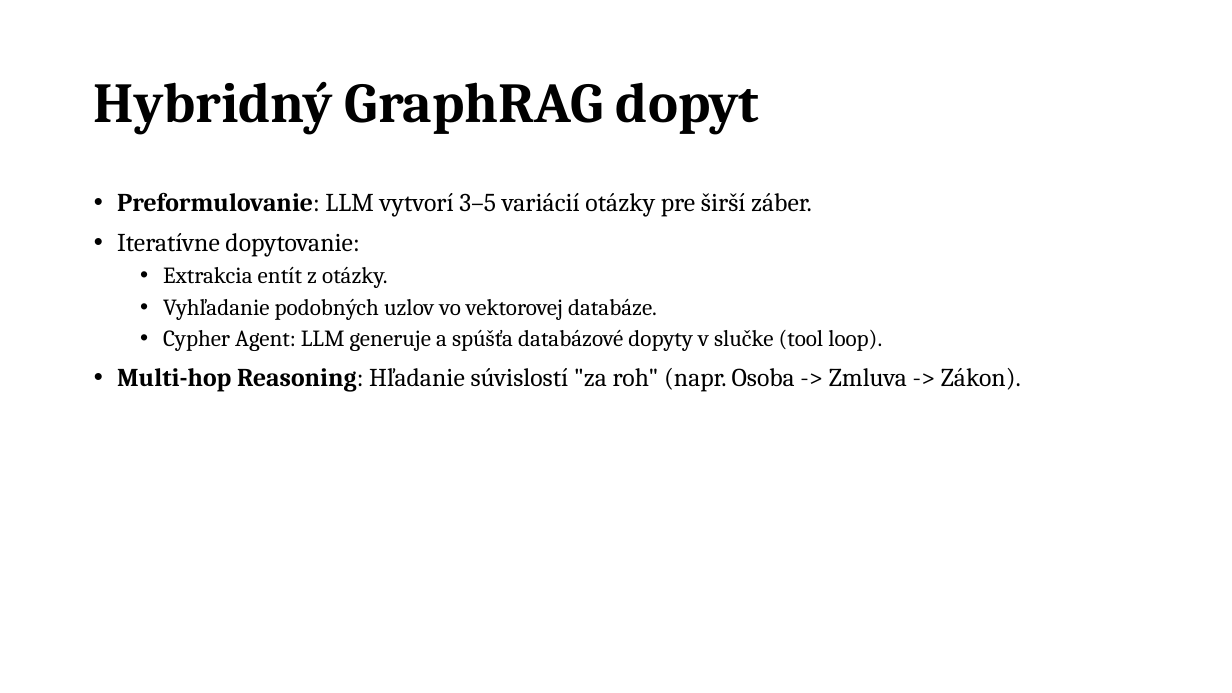
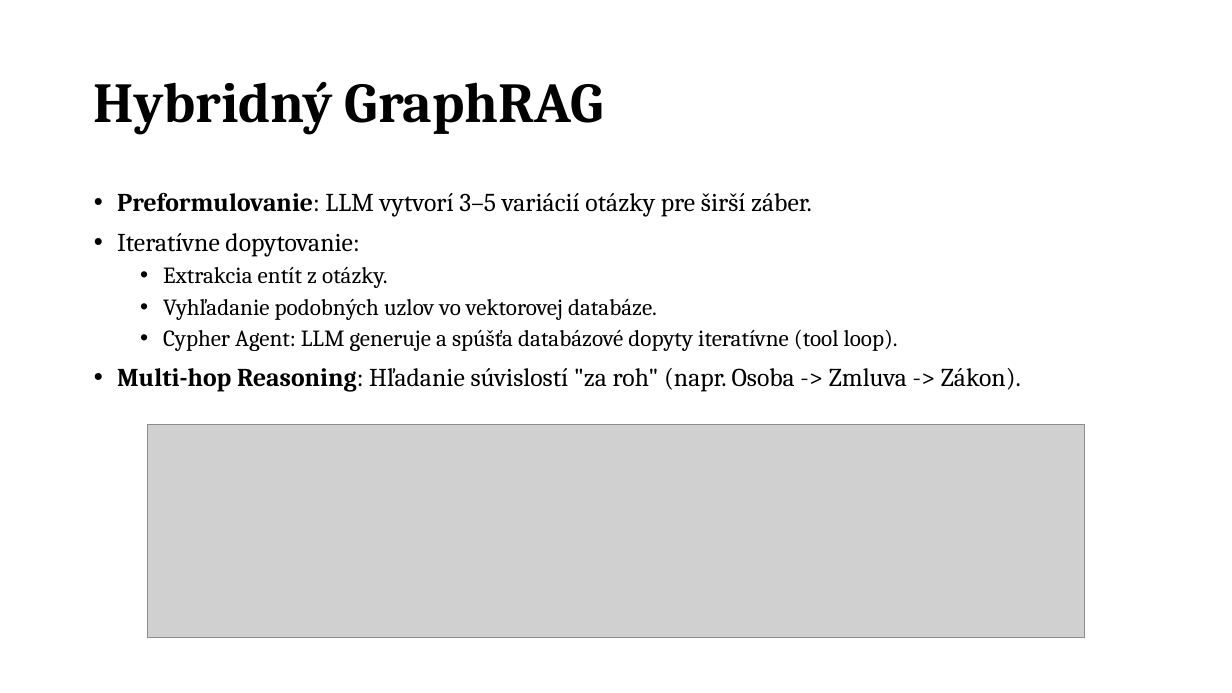
Before and after one commit to samuelbagin1/llm-knowledge-graph, a slide deck: slide 8 of presentations/Využitie LLM pre analýzu právnych dokumentov nove.pptx (slide 6 before the commit). Drawn at 1232x693 pixels with LibreOffice and Linux fonts; fonts in the diff are those of the drawing; grey boxes stand for pictures. Boxes give left, top, right and bottom in pixels: in the first picture for what was removed or moved away, otherwise in the second. Text is boxed around its words. In the diff, an @@ line names an element or a change of style, - is before the commit and + after.

```diff
--- a/presentations/Využitie LLM pre analýzu právnych dokumentov nove.pptx
+++ b/presentations/Využitie LLM pre analýzu právnych dokumentov nove.pptx
@@ title at (94,82,604,134): text changed @@
-Hybridný GraphRAG dopyt
+Hybridný GraphRAG
@@ text at (163,329,898,351): text changed @@
-  • Cypher Agent: LLM generuje a spúšťa databázové dopyty v slučke (tool loop).
+  • Cypher Agent: LLM generuje a spúšťa databázové dopyty iteratívne (tool loop).
@@ picture added at (148,425,1085,639) @@
```
Also in this commit, not shown: 7 other slides changed, 2 slides added, 3 other files.
